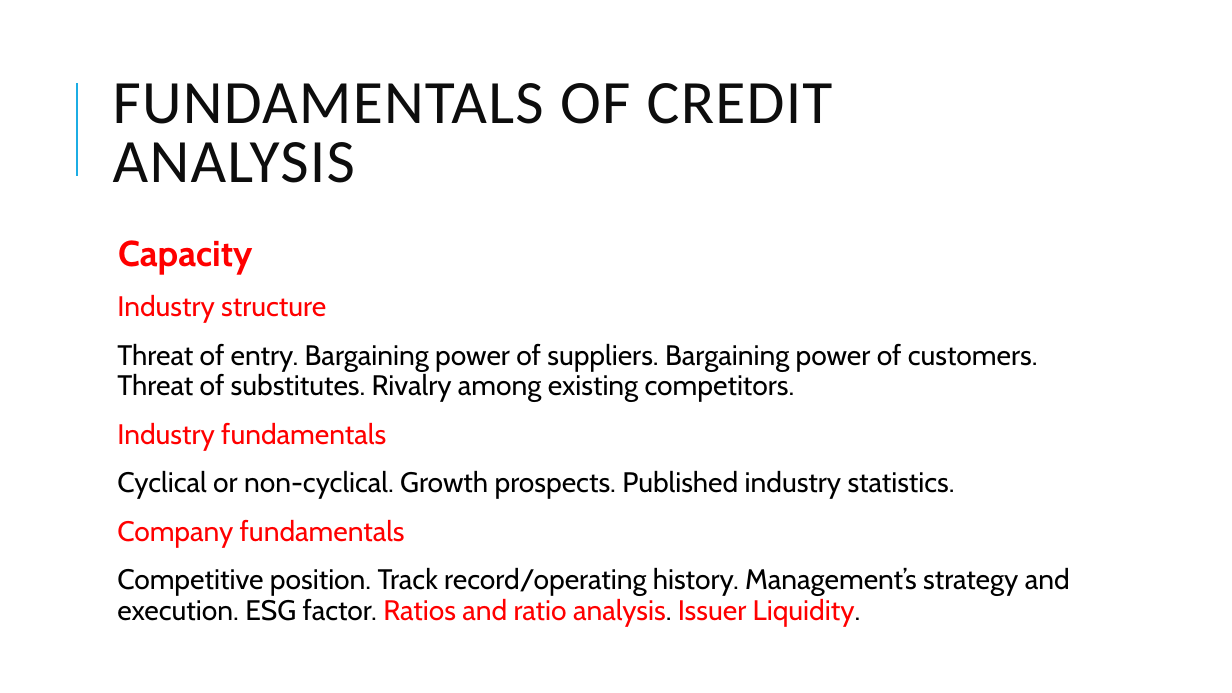
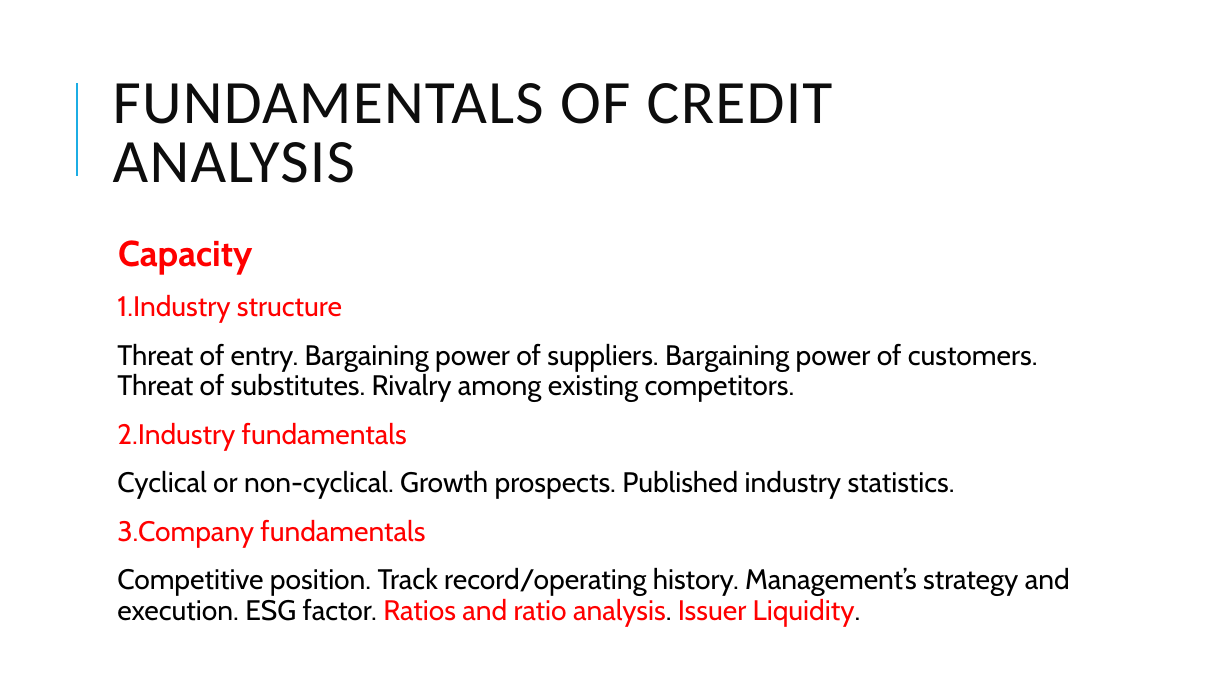
Before and after one commit to Isco0530/data, a slide deck: slide 4 of Fixed Income-35.pptx. Drawn at 1232x693 pixels with LibreOffice and Linux fonts; fonts in the diff are those of the drawing. Boxes give left, top, right and bottom in pixels: in the first picture for what was removed or moved away, otherwise in the second. Text is boxed around its words. In the diff, an @@ line names an element or a change of style, - is before the commit and + after.

```diff
--- a/Fixed Income-35.pptx
+++ b/Fixed Income-35.pptx
@@ text at [117, 294, 342, 323]: text changed @@
-  Industry structure
+  1.Industry structure
@@ text at [117, 422, 407, 450]: text changed @@
-  Industry fundamentals
+  2.Industry fundamentals
@@ text at [117, 519, 425, 547]: text changed @@
-  Company fundamentals
+  3.Company fundamentals
```
Also in this commit, not shown: 1 other slide changed.
